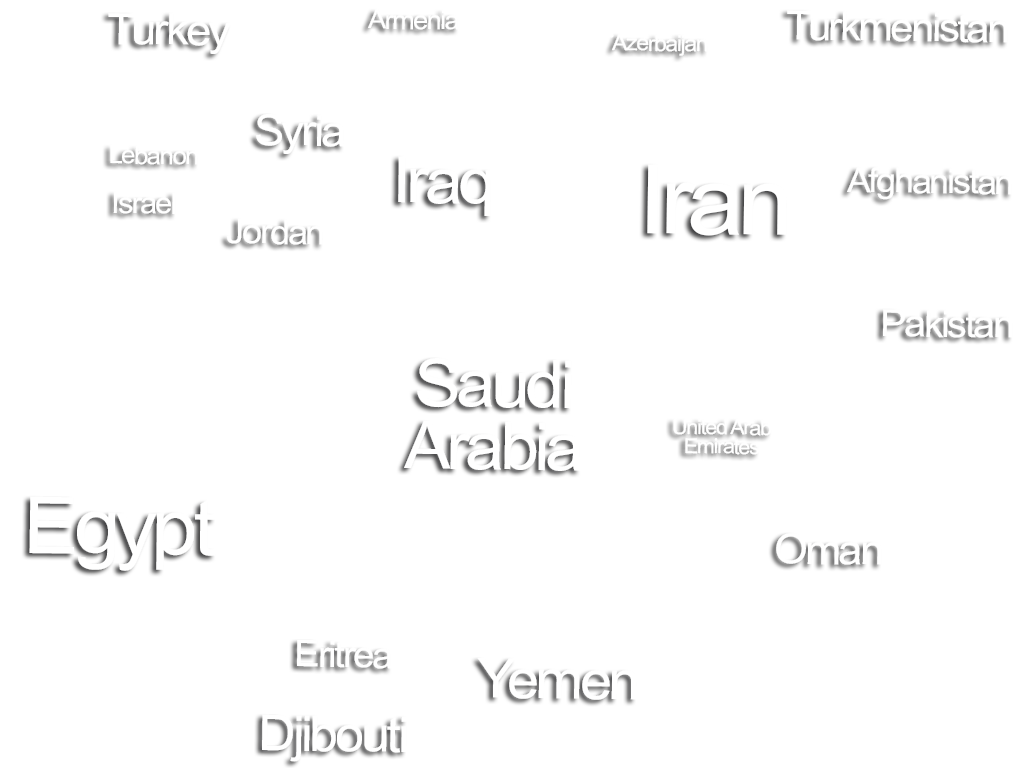
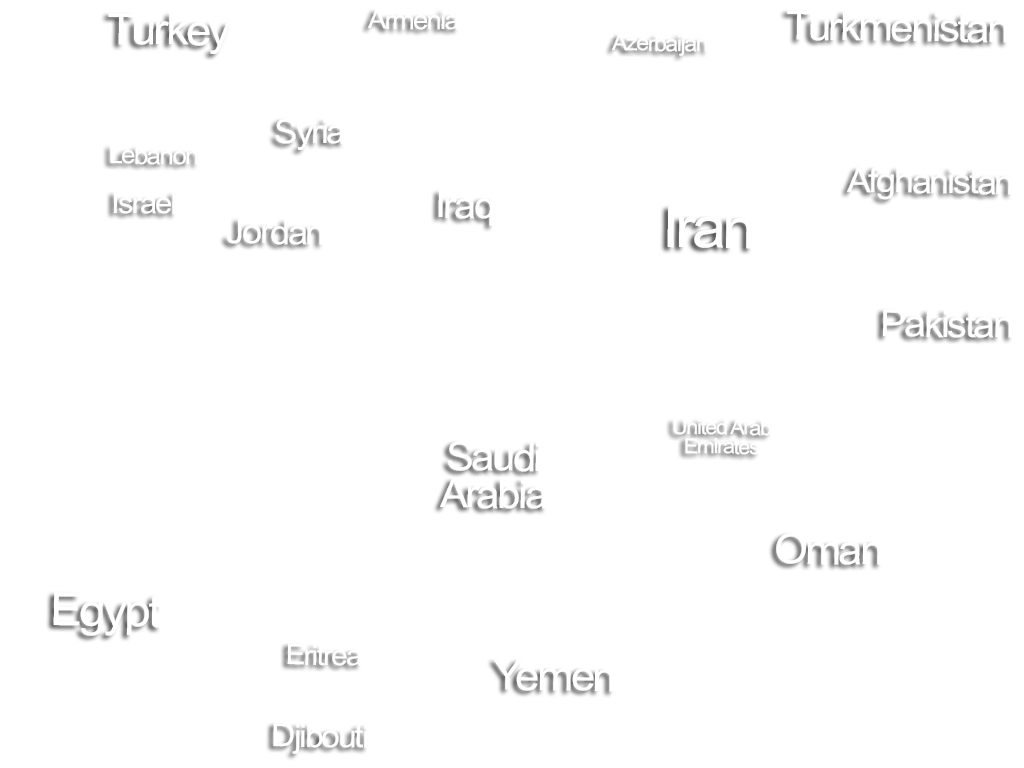
Two versions of the same layered image (1024 x 768). Layer-by-layer changes:
painted on "Iran" over [647, 164, 786, 249]
painted on "Djibouti" over [262, 714, 407, 762]
painted on "Eritrea" over [287, 640, 391, 669]
painted on "Syria" over [256, 114, 343, 154]
painted on "Egypt" over [29, 496, 215, 636]
painted on "Iraq" over [398, 156, 492, 226]
painted on "Yemen" over [477, 658, 636, 700]
painted on "Saudi Arabia" over [404, 358, 580, 509]
